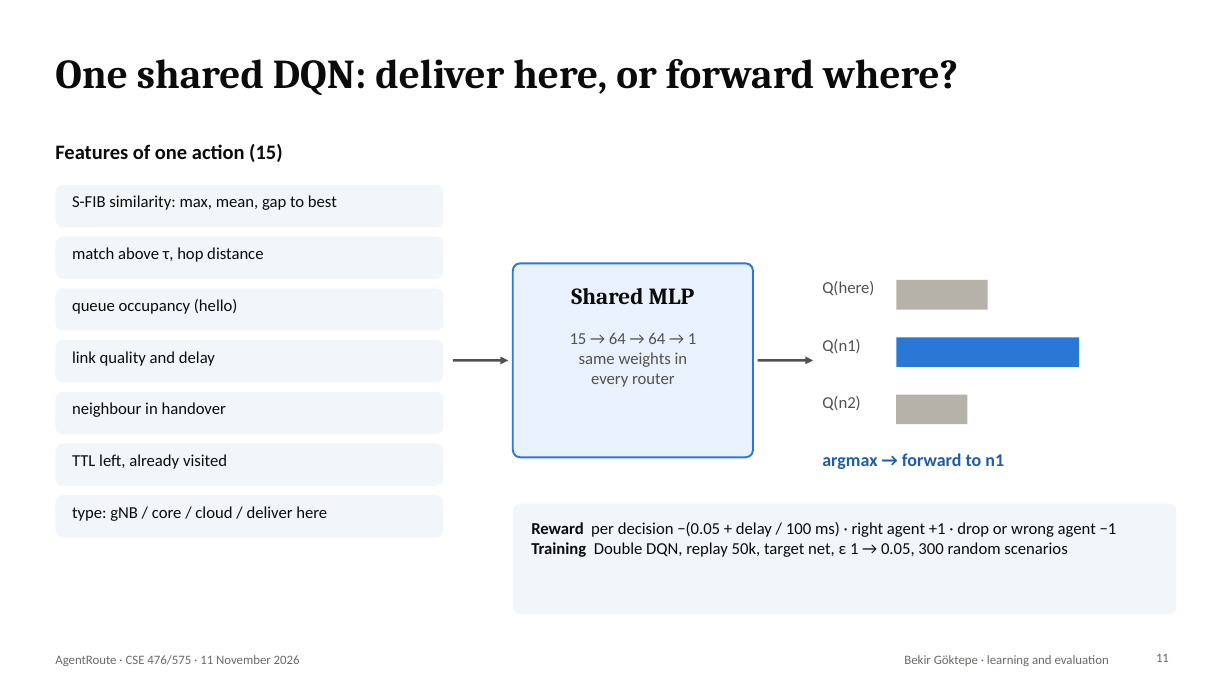
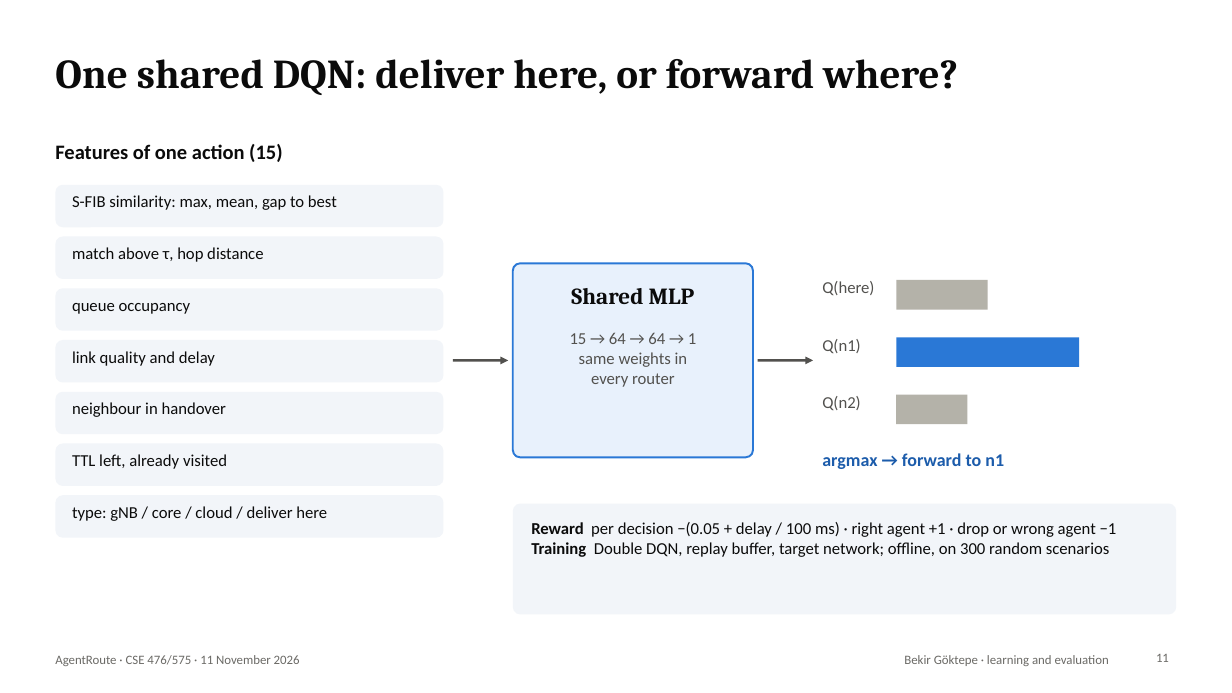
Before and after one commit to mrgedikli/AgentRoute, a slide deck: slide 11 of docs/slides/AgentRoute.pptx. Drawn at 1232x693 pixels with LibreOffice and Linux fonts; fonts in the diff are those of the drawing. Boxes give left, top, right and bottom in pixels: in the first picture for what was removed or moved away, otherwise in the second. Text is boxed around its words. In the diff, an @@ line names an element or a change of style, - is before the commit and + after.

```diff
--- a/docs/slides/AgentRoute.pptx
+++ b/docs/slides/AgentRoute.pptx
@@ text at (72, 303, 191, 314): text changed @@
-queue occupancy (hello)
+queue occupancy
@@ text at (531, 542, 1109, 557): text changed @@
-Training Double DQN, replay 50k, target net, ε 1 → 0.05, 300 random scenarios
+Training Double DQN, replay buffer, target network; offline, on 300 random scenarios
```
Also in this commit, not shown: 5 other slides changed, 1 slide added, 2 other files.
